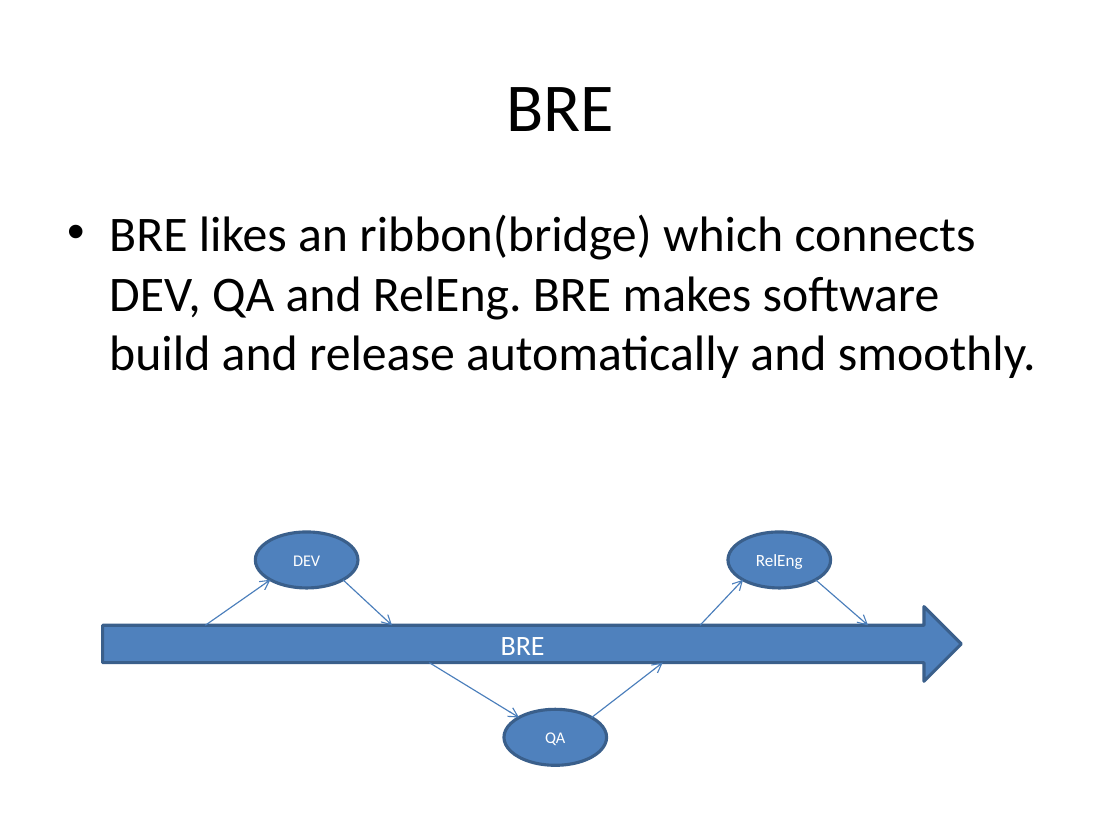
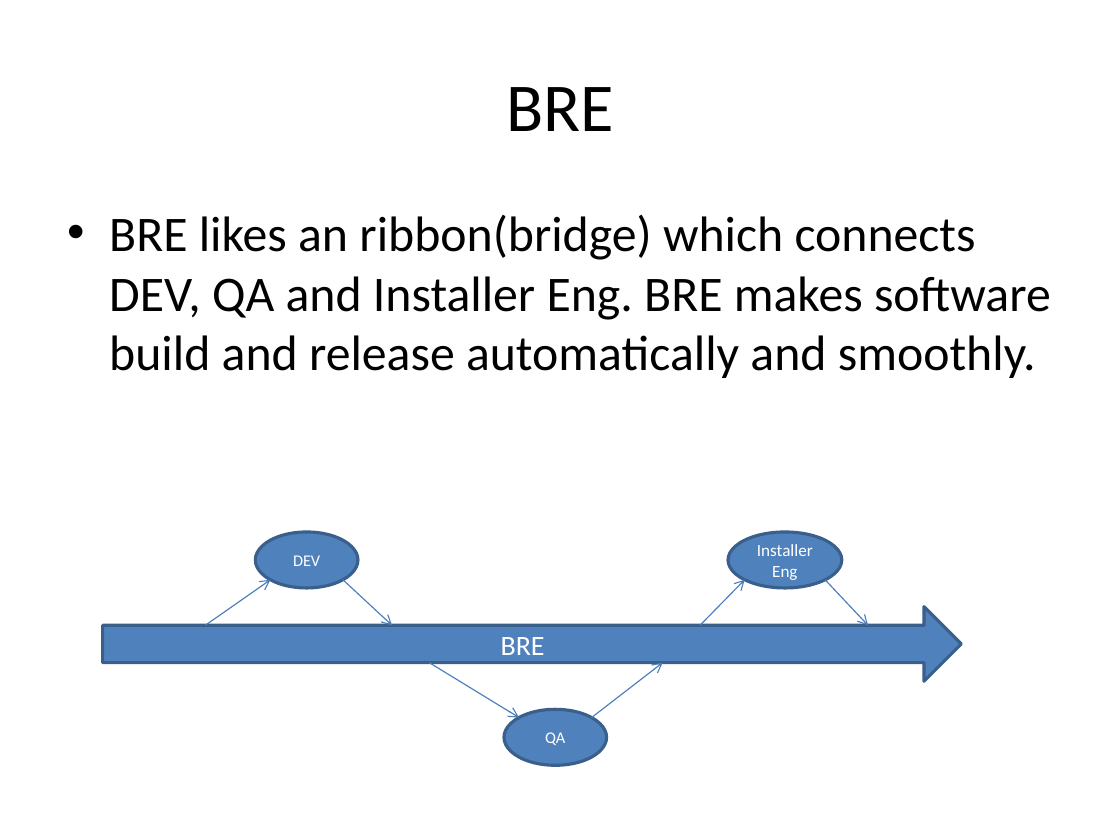
Before and after one commit to conail/buildrelease, a slide deck: slide 6 of Trunk/bre/MyBRE/MyBRE.pptx. Drawn at 1120x840 pixels with LibreOffice and Linux fonts; fonts in the diff are those of the drawing. Boxes give left, top, right and bottom in pixels: in the first picture for what was removed or moved away, otherwise in the second. Text is boxed around its words. In the diff, an @@ line names an element or a change of style, - is before the commit and + after.

```diff
--- a/Trunk/bre/MyBRE/MyBRE.pptx
+++ b/Trunk/bre/MyBRE/MyBRE.pptx
@@ text at bbox=[109, 214, 1051, 378]: text changed @@
-• BRE likes an ribbon(bridge) which connects DEV, QA and RelEng. BRE makes software build and release automatically and smoothly.
+• BRE likes an ribbon(bridge) which connects DEV, QA and Installer Eng. BRE makes software build and release automatically and smoothly.
@@ ellipse "Installer Eng": place and size @@
-ellipse "Installer Eng" at bbox=[728, 532, 831, 588]
+ellipse "Installer Eng" at bbox=[728, 532, 842, 588]
@@ text in ellipse at bbox=[757, 544, 813, 580]: text changed @@
-RelEng
+Installer Eng
@@ arrow moved from (815, 580) - (868, 625) to (825, 580) - (868, 625) @@
```
Also in this commit, not shown: 4 other files.
